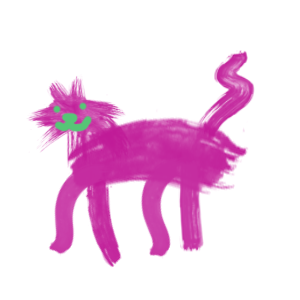
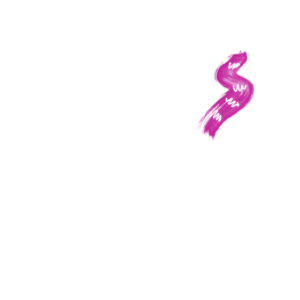
Revision of a layered 300 x 300 image; what changed, layer by layer:
hid "Calque 5", painted on it over [48, 156, 204, 260]
hid "Calque 4", painted on it over [26, 74, 157, 199]
hid "Calque 3", painted on it over [77, 167, 124, 268]
hid "Calque 2", painted on it over [66, 102, 249, 224]
painted on "Calque 1" over [212, 61, 248, 123]
hid "Arrière-plan" over [26, 61, 249, 268]
